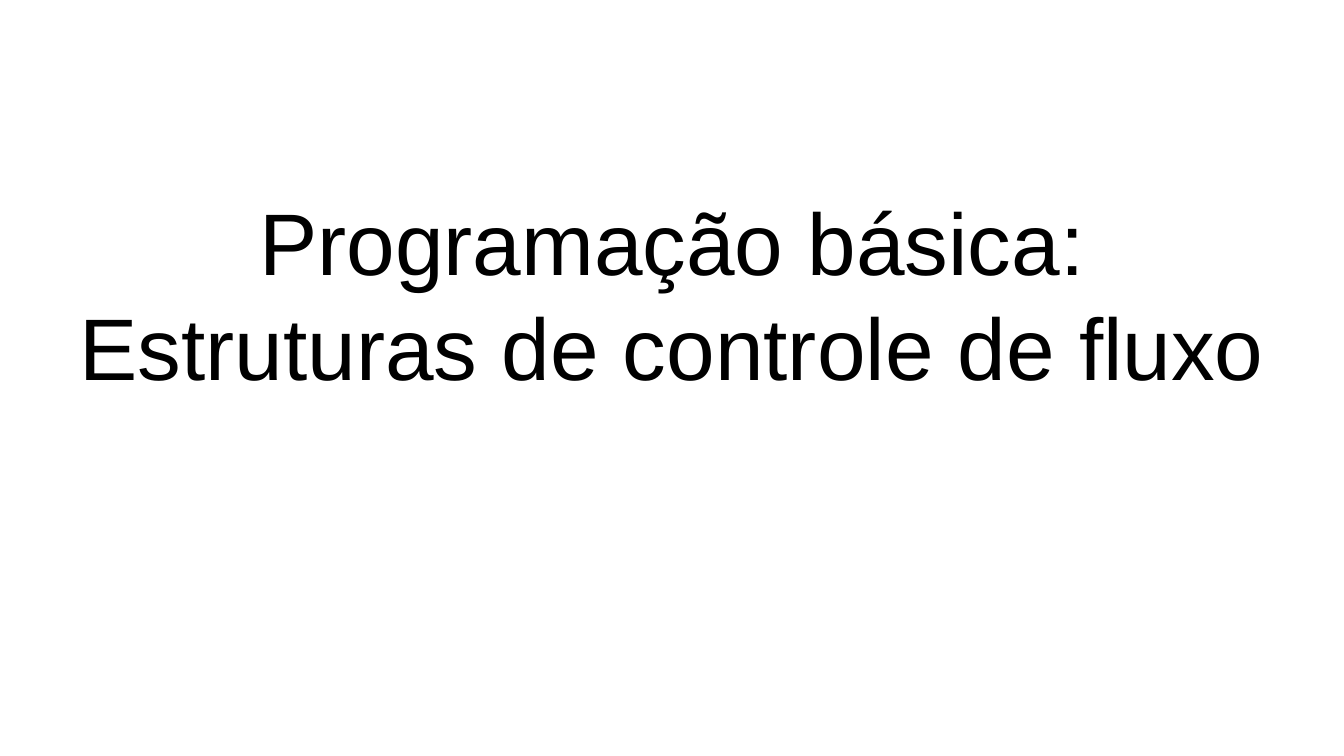
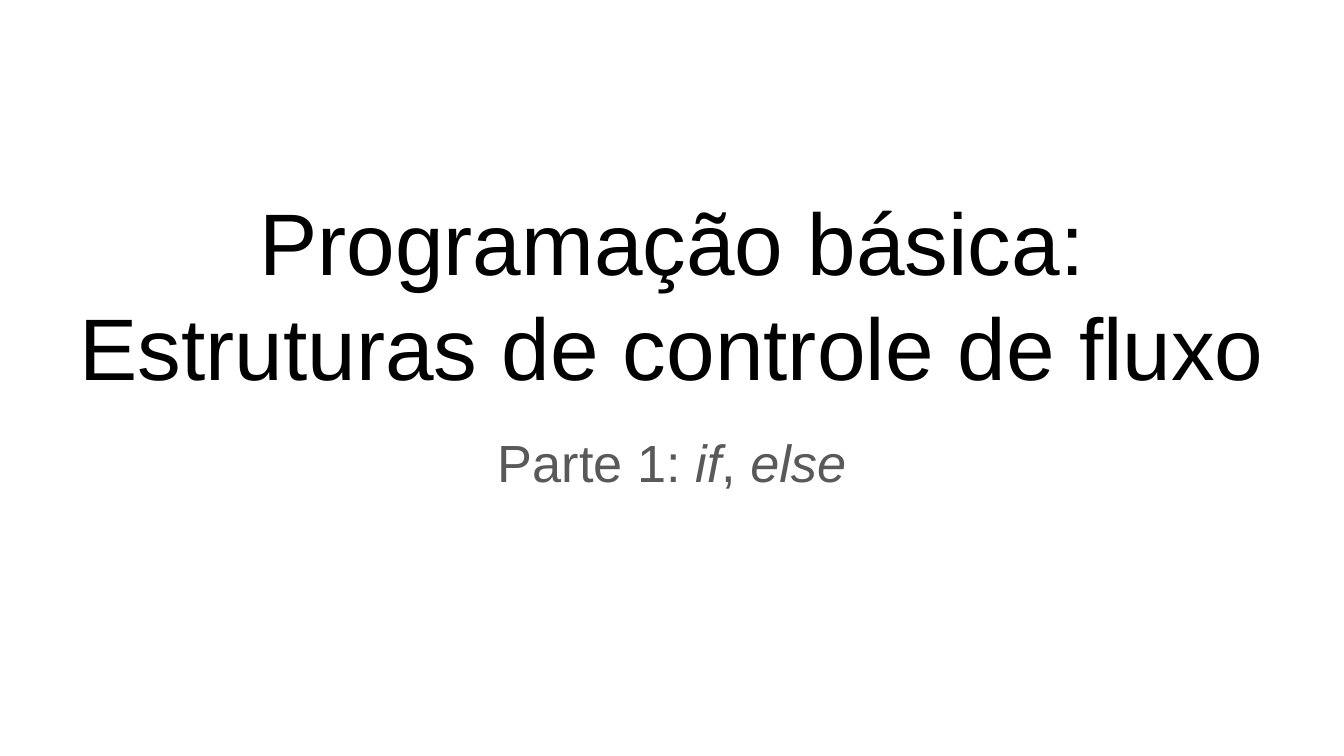
Before and after one commit to fpgues/treinamento-OBI-2023, a slide deck: slide 1 of programacao-basica/estrutura-if-else.pptx. Drawn at 1344x756 pixels with LibreOffice and Linux fonts; fonts in the diff are those of the drawing. Boxes give left, top, right and bottom in pixels: in the first picture for what was removed or moved away, otherwise in the second. Text is boxed around its words. In the diff, an @@ line names an element or a change of style, - is before the commit and + after.

Commit message:
Alteração no slide inicial
Estruturas if e else são a parte 1 do conteúdo de controle de fluxo de
execução.

```diff
--- a/programacao-basica/estrutura-if-else.pptx
+++ b/programacao-basica/estrutura-if-else.pptx
@@ subtitle added at (x1=498, y1=444, x2=846, y2=489), 28 pt, text #595959 @@
+Parte 1: if, else
```
